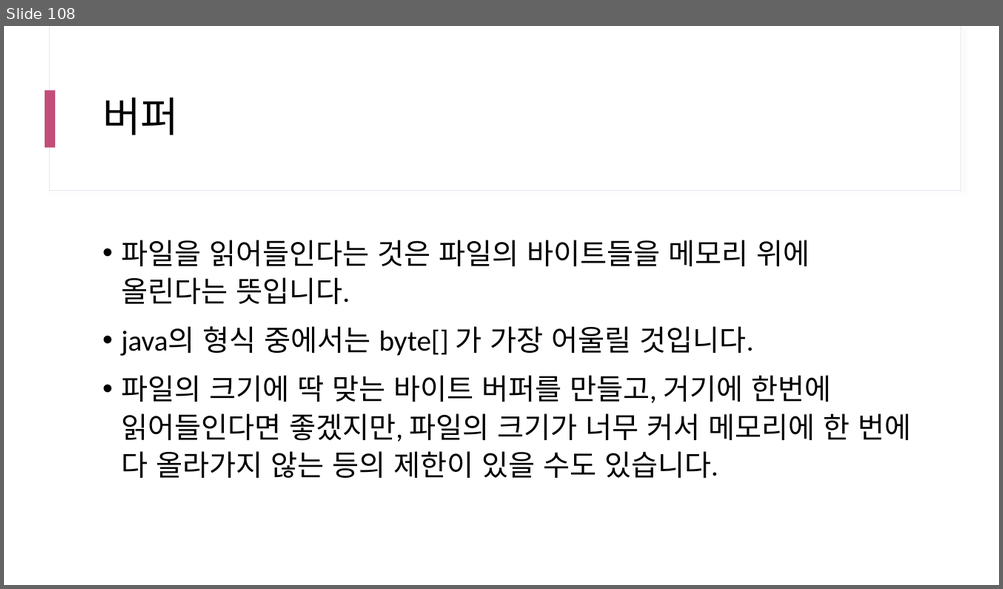
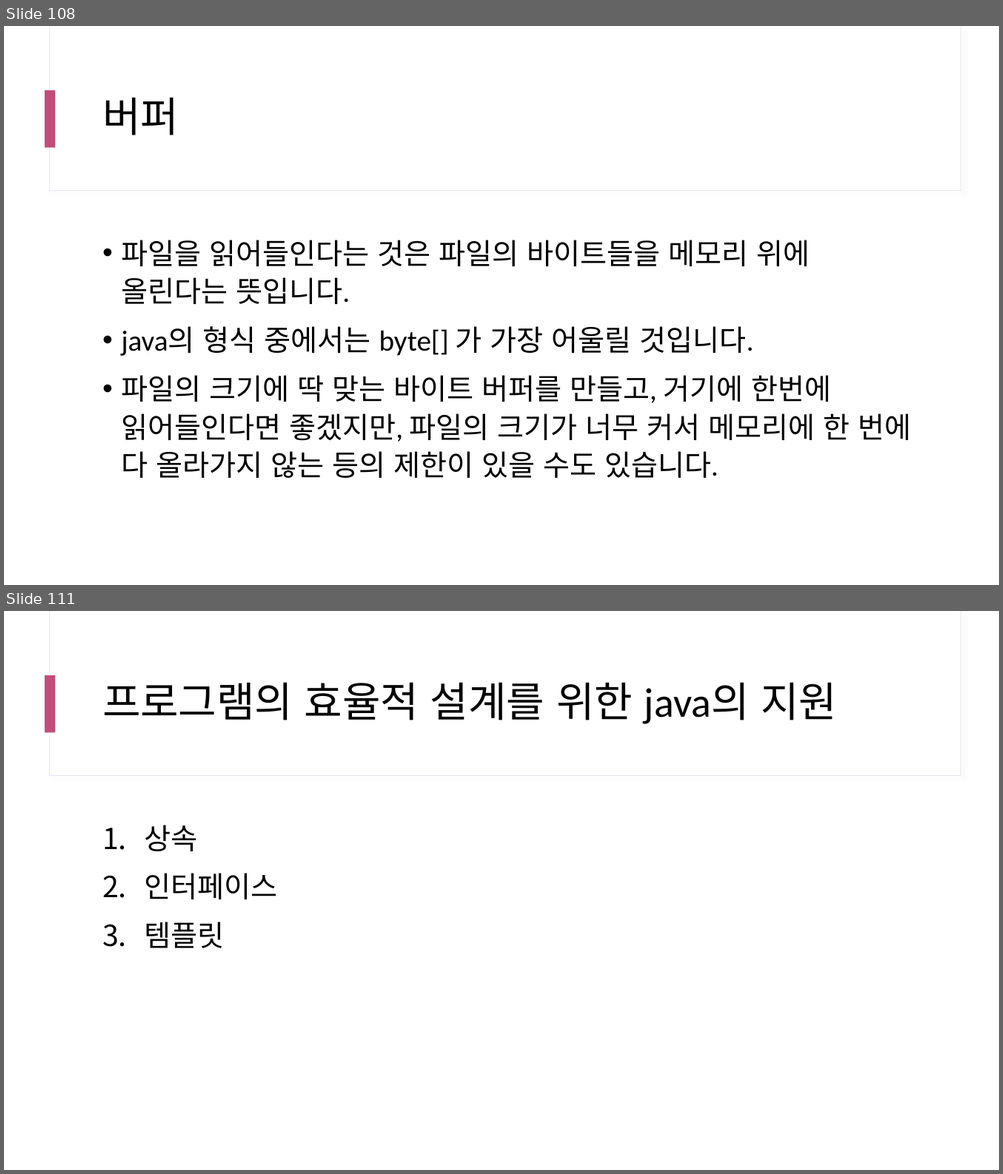
Before and after one commit to yhs0602/SPLIT_lecture_examples, a slide deck: docs/SPLIT 17차 Java.pptx. Shown one above the other, each under a label of ours: slide 108 before the commit, slides 108 and 111 after it; the slides between them are not shown. The pictures are 1003x589 and 1003x1174 pixels, drawn with LibreOffice and Linux fonts; fonts in the diff are those of the drawing. Boxes give left, top, right and bottom in pixels: in the first picture for what was removed or moved away, otherwise in the second. Text is boxed around its words. In the diff, an @@ line names an element or a change of style, - is before the commit and + after.

```diff
--- a/docs/SPLIT 17차 Java.pptx
+++ b/docs/SPLIT 17차 Java.pptx
@@ slide 111 added at box(4, 611, 999, 1170), background #FFFFFF; not listed: 3 template elements that a slide beside it also shows @@
@@ title added at box(102, 682, 836, 724), 40 pt, text #000000 @@
+프로그램의 효율적 설계를 위한 java의 지원
@@ text added at box(145, 825, 278, 948), 28 pt, text #000000 @@
+1. 상속
+2. 인터페이스
+3. 템플릿
```
Also in this commit, not shown: 5 other slides added, 5 other files.
